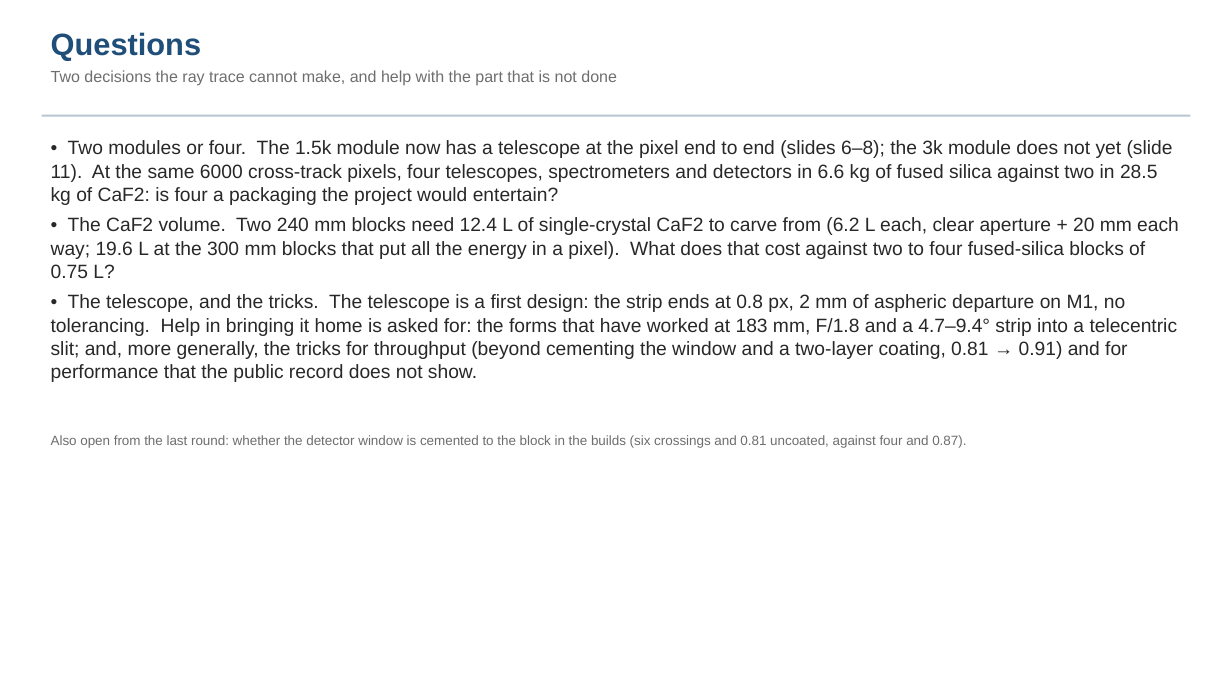
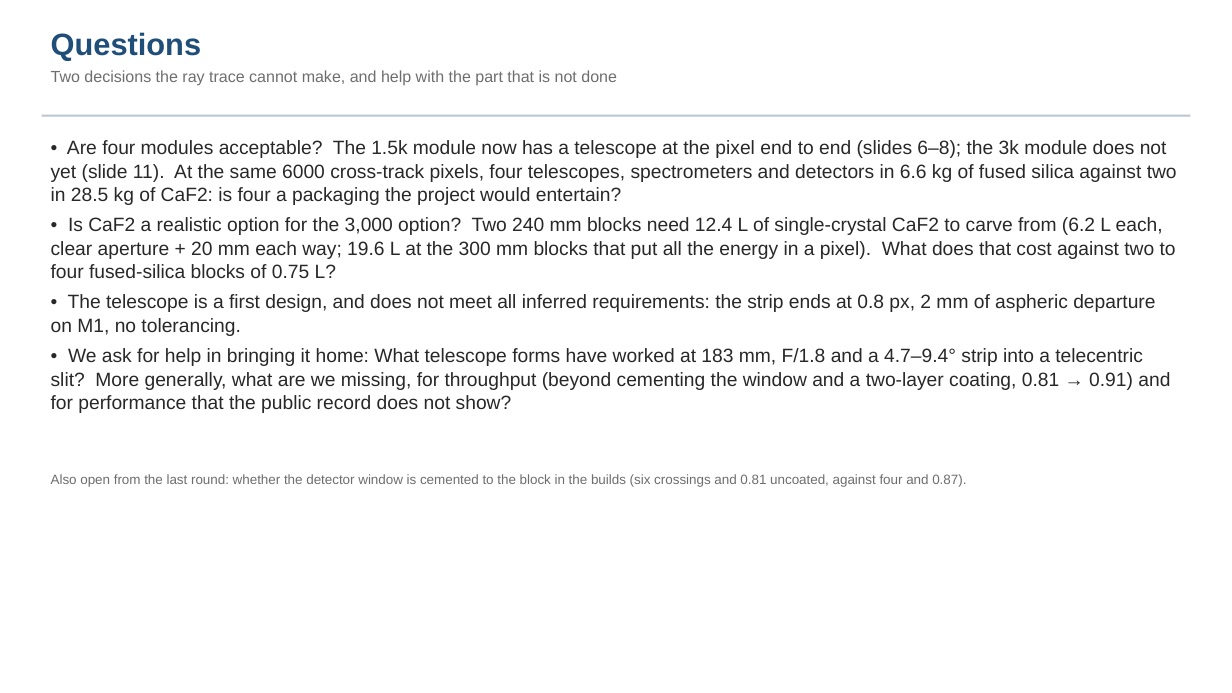
Before and after one commit to nasa-jpl/macos, a slide deck: slide 13 of demo_session/deck_dyson_record.pptx. Drawn at 1232x693 pixels with LibreOffice and Linux fonts; fonts in the diff are those of the drawing. Boxes give left, top, right and bottom in pixels: in the first picture for what was removed or moved away, otherwise in the second. Text is boxed around its words. In the diff, an @@ line names an element or a change of style, - is before the commit and + after.

```diff
--- a/demo_session/deck_dyson_record.pptx
+++ b/demo_session/deck_dyson_record.pptx
@@ text at (x1=51, y1=140, x2=1177, y2=413): text changed @@
-• Two modules or four. The 1.5k module now has a telescope at the pixel end to end (slides 6–8); the 3k module does not yet (slide 11). At the same 6000 cross-track pixels, four telescopes, spectrometers and detectors in 6.6 kg of fused silica against two in 28.5 kg of CaF2: is four a packaging the project would entertain?
-• The CaF2 volume. Two 240 mm blocks need 12.4 L of single-crystal CaF2 to carve from (6.2 L each, clear aperture + 20 mm each way; 19.6 L at the 300 mm blocks that put all the energy in a pixel). What does that cost against two to four fused-silica blocks of 0.75 L?
-• The telescope, and the tricks. The telescope is a first design: the strip ends at 0.8 px, 2 mm of aspheric departure on M1, no tolerancing. Help in bringing it home is asked for: the forms that have worked at 183 mm, F/1.8 and a 4.7–9.4° strip into a telecentric slit; and, more generally, the tricks for throughput (beyond cementing the window and a two-layer coating, 0.81 → 0.91) and for performance that the public record does not show.
+• Are four modules acceptable? The 1.5k module now has a telescope at the pixel end to end (slides 6–8); the 3k module does not yet (slide 11). At the same 6000 cross-track pixels, four telescopes, spectrometers and detectors in 6.6 kg of fused silica against two in 28.5 kg of CaF2: is four a packaging the project would entertain?
+• Is CaF2 a realistic option for the 3,000 option? Two 240 mm blocks need 12.4 L of single-crystal CaF2 to carve from (6.2 L each, clear aperture + 20 mm each way; 19.6 L at the 300 mm blocks that put all the energy in a pixel). What does that cost against two to four fused-silica blocks of 0.75 L?
+• The telescope is a first design, and does not meet all inferred requirements: the strip ends at 0.8 px, 2 mm of aspheric departure on M1, no tolerancing.
+• We ask for help in bringing it home: What telescope forms have worked at 183 mm, F/1.8 and a 4.7–9.4° strip into a telecentric slit? More generally, what are we missing, for throughput (beyond cementing the window and a two-layer coating, 0.81 → 0.91) and for performance that the public record does not show?
@@ text "Also open from the last ..." moved from (x1=51, y1=435, x2=966, y2=448) to (x1=51, y1=474, x2=966, y2=487) @@
```
Also in this commit, not shown: 7 other slides changed, 2 other files.
